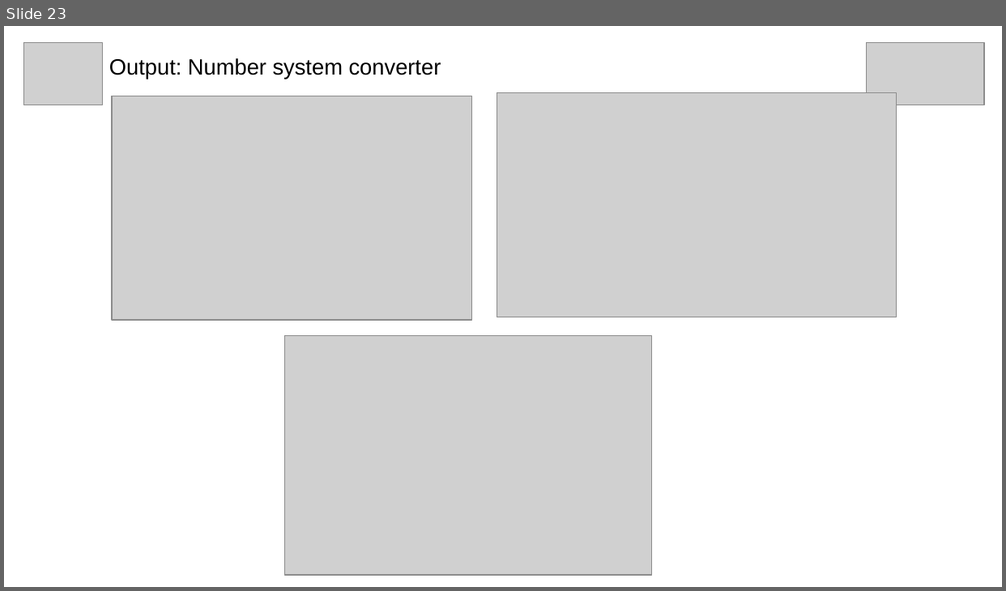
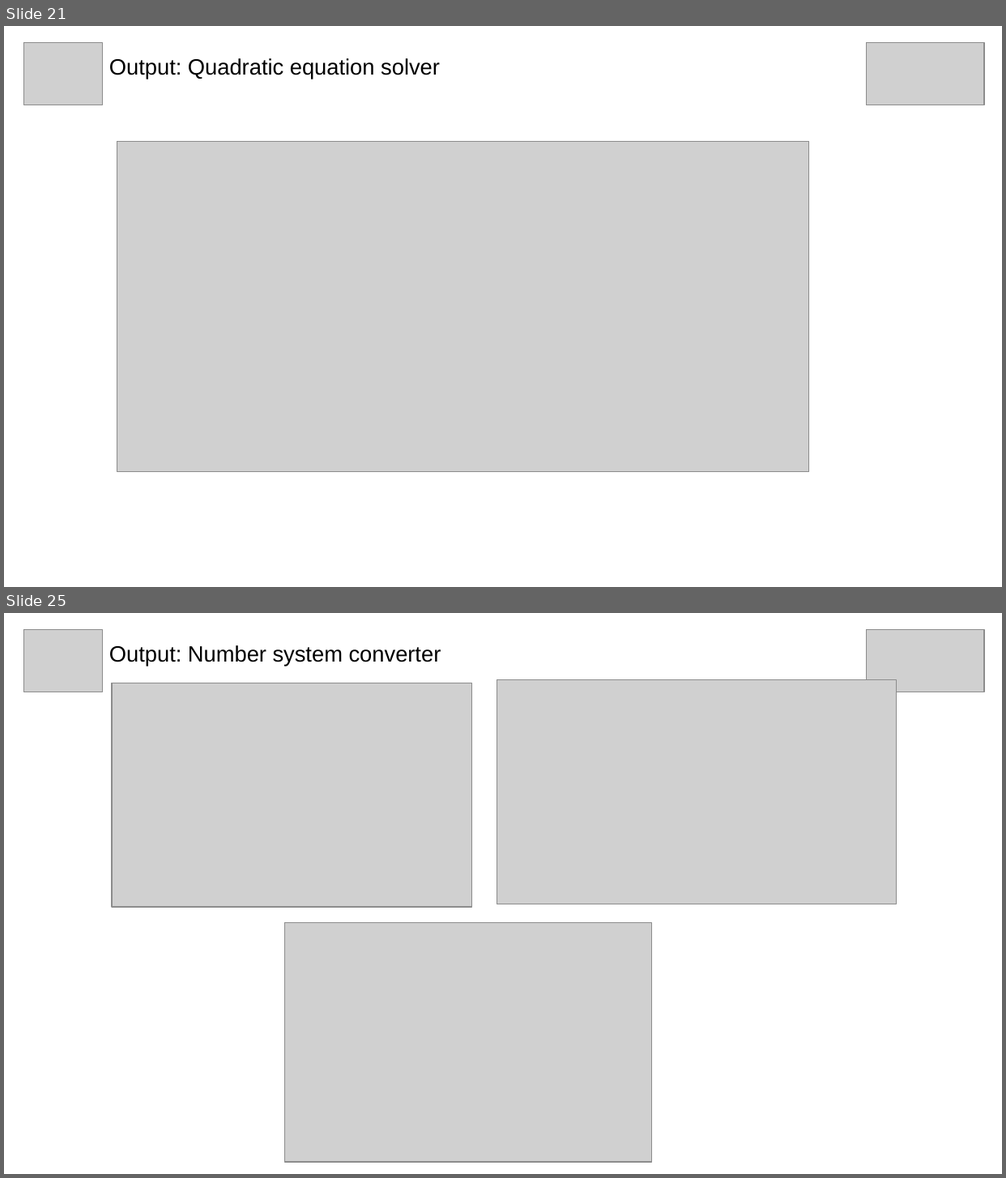
Before and after one commit to grey-hat2003/internship-project, a slide deck: docs/PyPptB2_5.pptx. Shown one above the other, each under a label of ours: slide 23 before the commit, slides 21 and 25 after it; the slides between them are not shown. The pictures are 1006x591 and 1006x1178 pixels, drawn with LibreOffice and Linux fonts; fonts in the diff are those of the drawing; grey boxes stand for pictures. Boxes give left, top, right and bottom in pixels: in the first picture for what was removed or moved away, otherwise in the second. Text is boxed around its words. In the diff, an @@ line names an element or a change of style, - is before the commit and + after.

```diff
--- a/docs/PyPptB2_5.pptx
+++ b/docs/PyPptB2_5.pptx
@@ slide 21 added at (x1=4, y1=26, x2=1002, y2=587), background #FFFFFF @@
@@ picture added at (x1=24, y1=43, x2=102, y2=106) @@
@@ picture added at (x1=866, y1=43, x2=984, y2=106) @@
@@ title added at (x1=109, y1=58, x2=440, y2=79), 16 pt, text #000000 @@
+Output: Quadratic equation solver
@@ picture added at (x1=117, y1=142, x2=808, y2=472) @@
@@ what was slide 23 is now slide 25 @@
```
Also in this commit, not shown: 4 slides changed, 1 other slide added, 2 other files.
